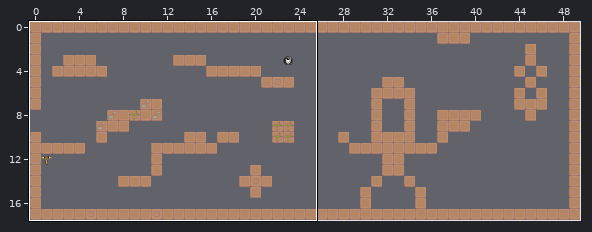
Level history. Tiled map: felipepb/shae/assets/game/tilemaps/tmx/collision_test.tmx. The picture above shows the old version from afar; the outline marks the close-up.
Close-up. The starting point:
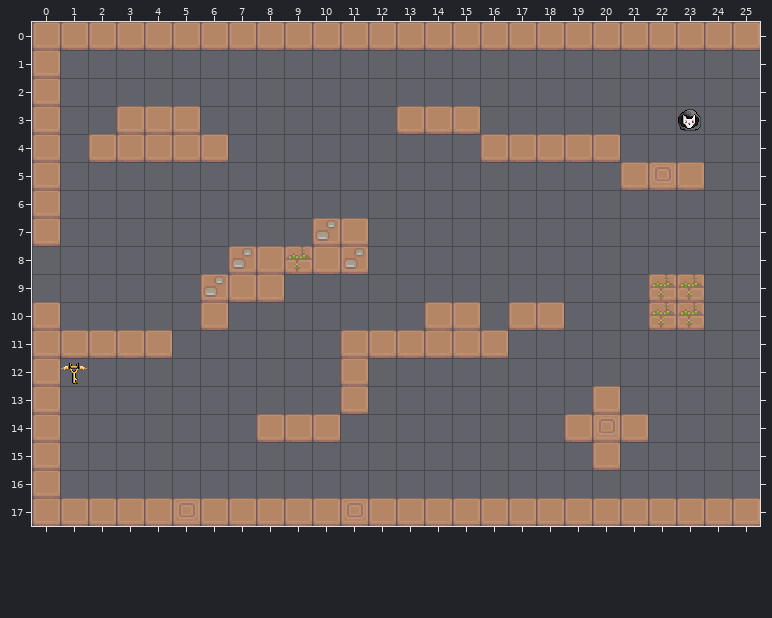
Cells are 32x32 px. Shown: x 0..25, y 0..17. The commit also changed other parts of the map, which this record leaves out.
After:
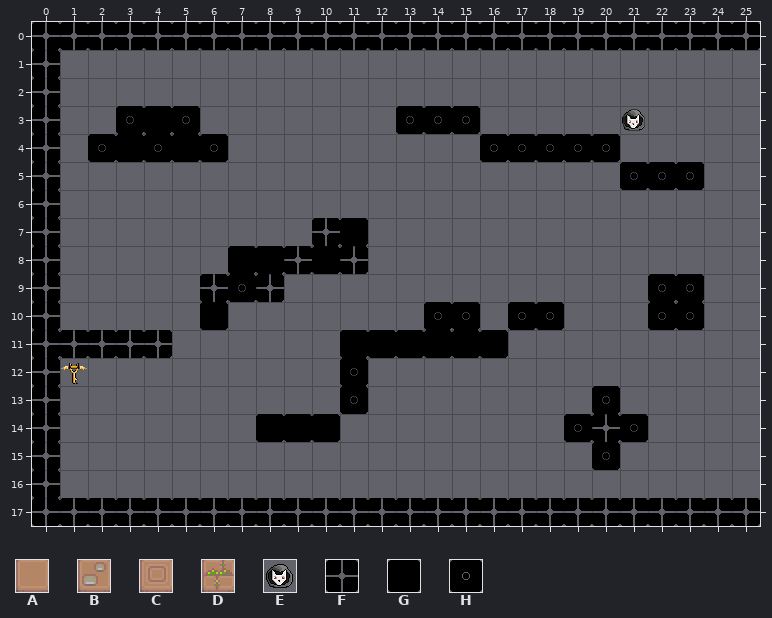
Key: from "ground_1x1": A 0, B 4, C 8, D 10; from "spawn_point": E 0; from "walls_tileset": F 0, G 1, H 2.
_ is an empty cell.
Objects are placed by their top-left corner, in cells (3,4 is the top-left corner of cell 3,4); size is 1x1 cell unless given.
The exact change:
Layer "walls":
y 0: x 0..25 AAAAAAAAAAAAAAAAAAAAAAAAAA -> FFFFFFFFFFFFFFFFFFFFFFFFFF
y 1..2: x 0 A -> F
y 3: x 0 A -> F; x 3..5 AAA -> HGH; x 13..15 AAA -> HHH
y 4: x 0 A -> F; x 2..6 AAAAA -> HGHGH; x 16..20 AAAAA -> HHHHH
y 5: x 0 A -> F; x 21..23 ACA -> HHH
y 6: x 0 A -> F
y 7: x 0 A -> F; x 10..11 BA -> FG
y 8: x 0 _ -> F; x 7..11 BADAB -> GGFGF
y 9: x 0 _ -> F; x 6..8 BAA -> FHF; x 22..23 DD -> HH
y 10: x 0 A -> F; x 6 A -> G; x 14..15 AA -> HH; x 17..18 AA -> HH; x 22..23 DD -> HH
y 11: x 0..4 AAAAA -> FFFFF; x 11..16 AAAAAA -> GGGGGG
y 12: x 0 A -> F; x 11 A -> H
y 13: x 0 A -> F; x 11 A -> H; x 20 A -> H
y 14: x 0 A -> F; x 8..10 AAA -> GGG; x 19..21 ACA -> HFH
y 15: x 0 A -> F; x 20 A -> H
y 16: x 0 A -> F
y 17: x 0..25 AAAAACAAAAACAAAAAAAAAAAAAA -> FFFFFFFFFFFFFFFFFFFFFFFFFF
Layer "spawn_points":
added: E "player-sp" at 21,3
removed: E at 23,3
Changed places in both close-ups, as pixel boxes (x1, y1, x2, y2):
changed: (32, 22, 760, 526)
